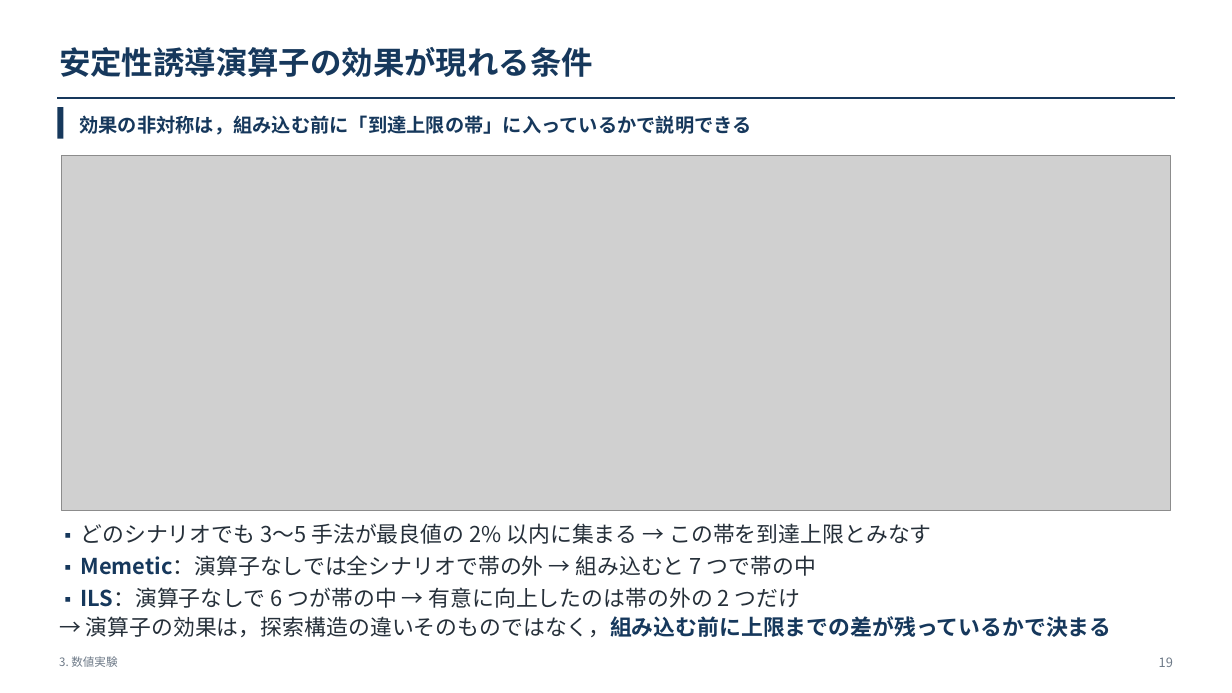
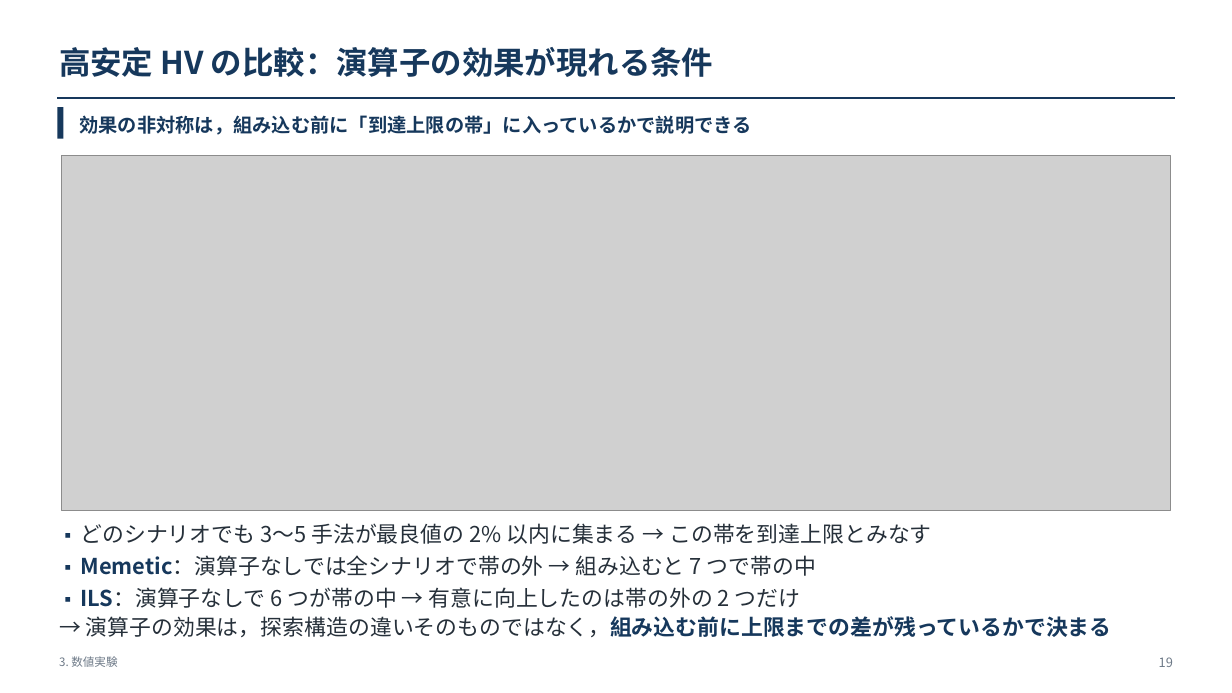
Before and after one commit to kitotakumi/stability_scheduling, a slide deck: slide 19 of doc/presentation_materials/JIMA2026fall_発表.pptx. Drawn at 1232x693 pixels with LibreOffice and Linux fonts; fonts in the diff are those of the drawing; grey boxes stand for pictures. Boxes give left, top, right and bottom in pixels: in the first picture for what was removed or moved away, otherwise in the second. Text is boxed around its words. In the diff, an @@ line names an element or a change of style, - is before the commit and + after.

```diff
--- a/doc/presentation_materials/JIMA2026fall_発表.pptx
+++ b/doc/presentation_materials/JIMA2026fall_発表.pptx
@@ text at <box>59,47,714,77</box>: text changed @@
-安定性誘導演算子の効果が現れる条件
+高安定 HV の比較：演算子の効果が現れる条件
```
Also in this commit, not shown: 7 other slides changed, 4 other files.
